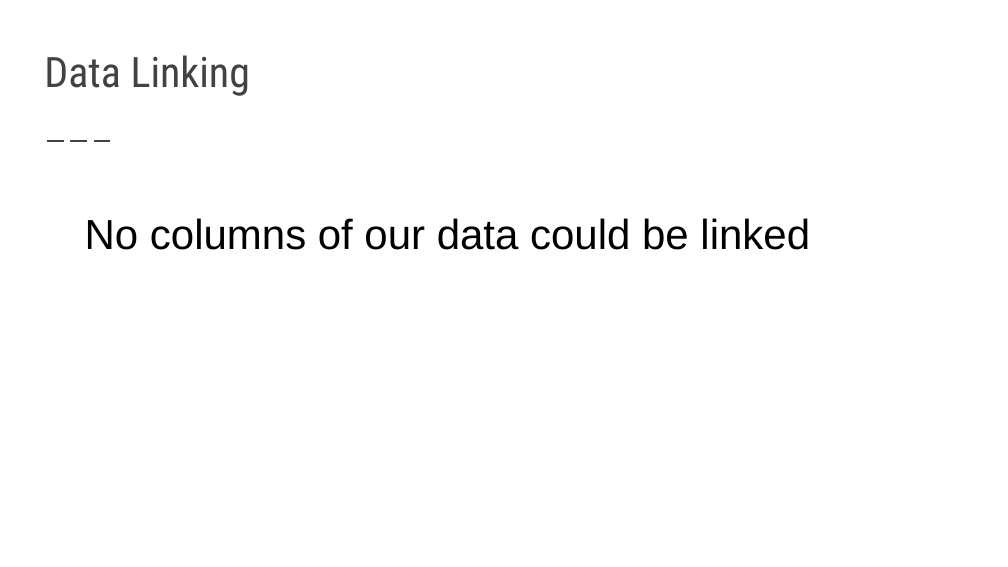
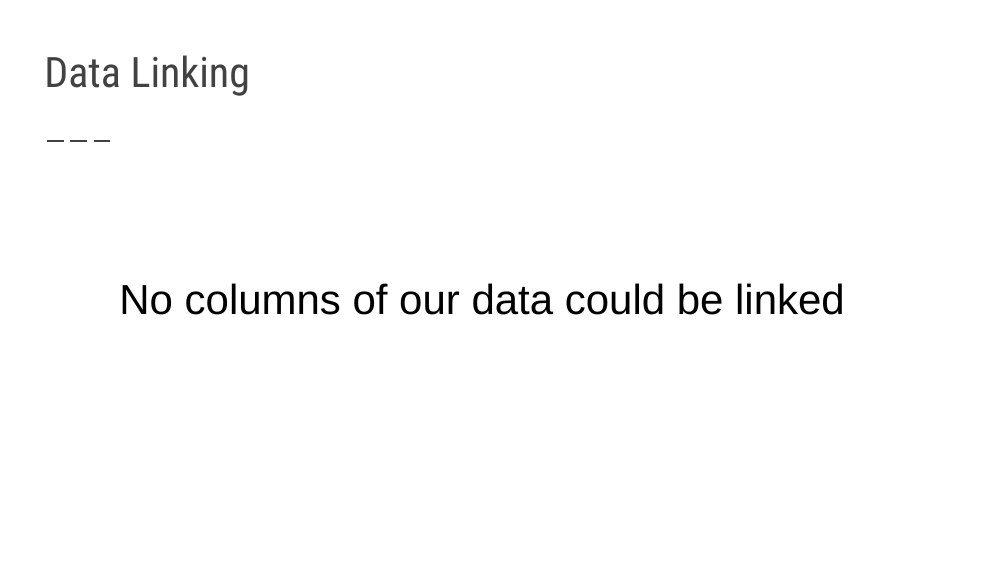
Before and after one commit to FacultadInformatica-LinkedData/Curso2017-2018, a slide deck: slide 10 of HandsOn/Group08/presentacion.pptx (slide 9 before the commit). Drawn at 1008x567 pixels with LibreOffice and Linux fonts; fonts in the diff are those of the drawing. Boxes give left, top, right and bottom in pixels: in the first picture for what was removed or moved away, otherwise in the second. Text is boxed around its words. In the diff, an @@ line names an element or a change of style, - is before the commit and + after.

```diff
--- a/HandsOn/Group08/presentacion.pptx
+++ b/HandsOn/Group08/presentacion.pptx
@@ text "No columns of our data ...": place and size @@
-text "No columns of our data ..." at bbox=[85, 218, 810, 250]
+text "No columns of our data ..." at bbox=[119, 283, 845, 315]
```
Also in this commit, not shown: 2 other slides changed, 4 slides added, 1 other file.
